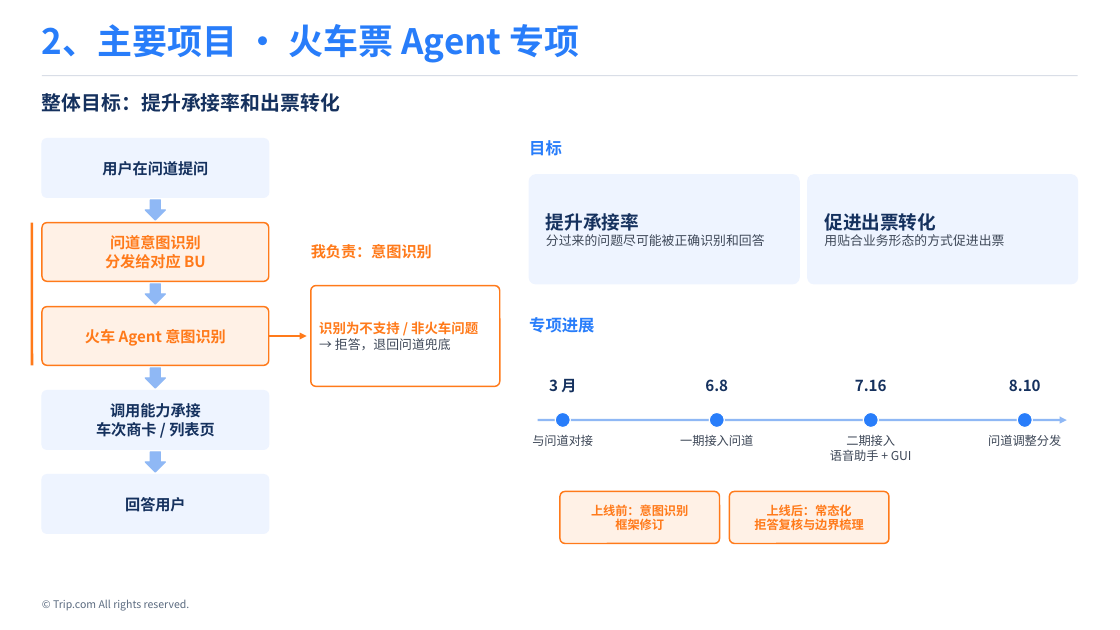
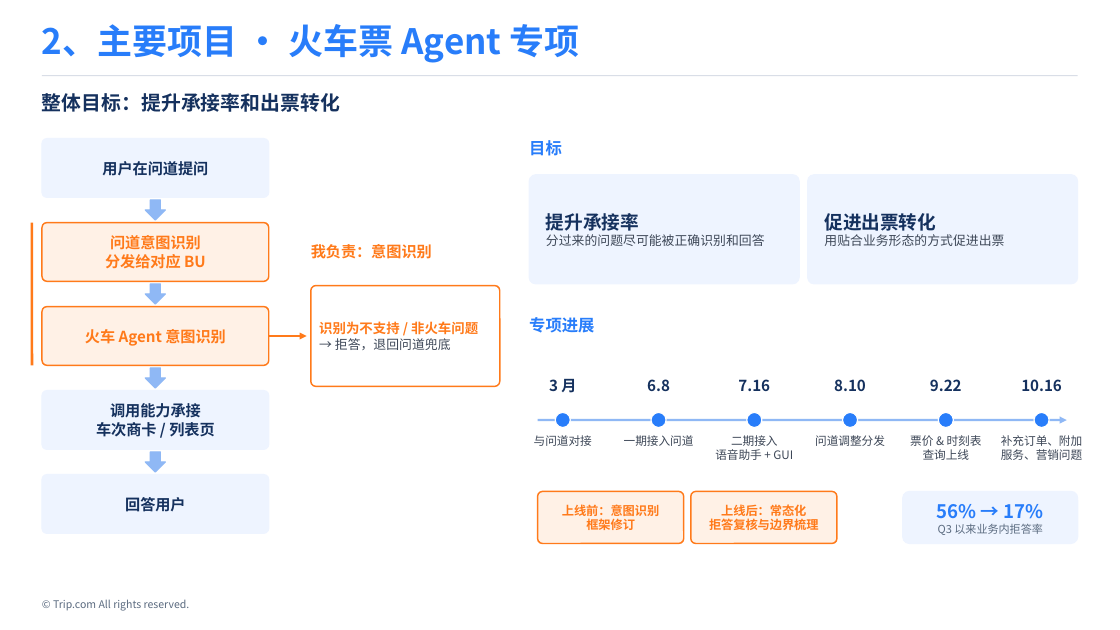
Before and after one commit to Wennie006/AI-myself, a slide deck: slide 4 of 留用答辩_v4.pptx. Drawn at 1120x630 pixels with LibreOffice and Linux fonts; fonts in the diff are those of the drawing. Boxes give left, top, right and bottom in pixels: in the first picture for what was removed or moved away, otherwise in the second. Text is boxed around its words. In the diff, an @@ line names an element or a change of style, - is before the commit and + after.

```diff
--- a/留用答辩_v4.pptx
+++ b/留用答辩_v4.pptx
@@ text "6.8": place and size @@
-text "6.8" at box(705, 379, 728, 391)
+text "6.8" at box(647, 379, 670, 391)
@@ text "7.16": place and size @@
-text "7.16" at box(855, 379, 887, 391)
+text "7.16" at box(738, 379, 770, 391)
@@ text "8.10": place and size @@
-text "8.10" at box(1009, 379, 1041, 391)
+text "8.10" at box(834, 379, 866, 391)
@@ text added at box(930, 379, 962, 391), 13 pt, text #15315E, bold @@
+9.22
@@ text added at box(1021, 379, 1062, 391), 13 pt, text #15315E, bold @@
+10.16
@@ ellipse: place and size @@
-ellipse at box(709, 413, 724, 428)
+ellipse at box(651, 413, 666, 428)
@@ ellipse: place and size @@
-ellipse at box(864, 413, 879, 428)
+ellipse at box(747, 413, 762, 428)
@@ ellipse: place and size @@
-ellipse at box(1017, 413, 1033, 428)
+ellipse at box(843, 413, 858, 428)
@@ ellipse added at box(939, 413, 954, 428), fill #287DFA, outline #FFFFFF 1 pt @@
@@ ellipse added at box(1034, 413, 1049, 428), fill #287DFA, outline #FFFFFF 1 pt @@
@@ text "一期接入问道": place and size @@
-text "一期接入问道" at box(680, 435, 753, 446)
+text "一期接入问道" at box(624, 435, 694, 446)
@@ text "二期接入": place and size @@
-text "二期接入" at box(830, 435, 912, 461)
+text "二期接入" at box(715, 435, 793, 460)
@@ size 10.5 to 10 pt in 4 elements at box(534, 435, 592, 446), box(624, 435, 694, 446), box(715, 435, 793, 460), box(815, 435, 885, 446) @@
@@ text "问道调整分发": place and size @@
-text "问道调整分发" at box(988, 435, 1061, 446)
+text "问道调整分发" at box(815, 435, 885, 446)
@@ text added at box(910, 435, 982, 460), 10 pt, text #3D4757 @@
+票价 & 时刻表
+查询上线
@@ text added at box(1001, 435, 1082, 460), 10 pt, text #3D4757 @@
+补充订单、附加
+服务、营销问题
@@ text "上线前：意图识别": place and size @@
-text "上线前：意图识别" at box(591, 504, 688, 530)
+text "上线前：意图识别" at box(562, 504, 659, 530)
@@ rounded rectangle: place and size @@
-rounded rectangle at box(560, 492, 720, 544)
+rounded rectangle at box(538, 492, 684, 544)
@@ text "上线后：常态化": place and size @@
-text "上线后：常态化" at box(754, 504, 864, 530)
+text "上线后：常态化" at box(709, 504, 819, 530)
@@ rounded rectangle: place and size @@
-rounded rectangle at box(729, 492, 889, 544)
+rounded rectangle at box(691, 492, 837, 544)
@@ rounded rectangle added at box(903, 492, 1078, 544), fill #EEF4FF, outline #EEF4FF 1 pt @@
@@ text added at box(937, 504, 1044, 535), 9.5 pt, text #5B6B80 @@
+56% → 17%
+Q3 以来业务内拒答率
```
